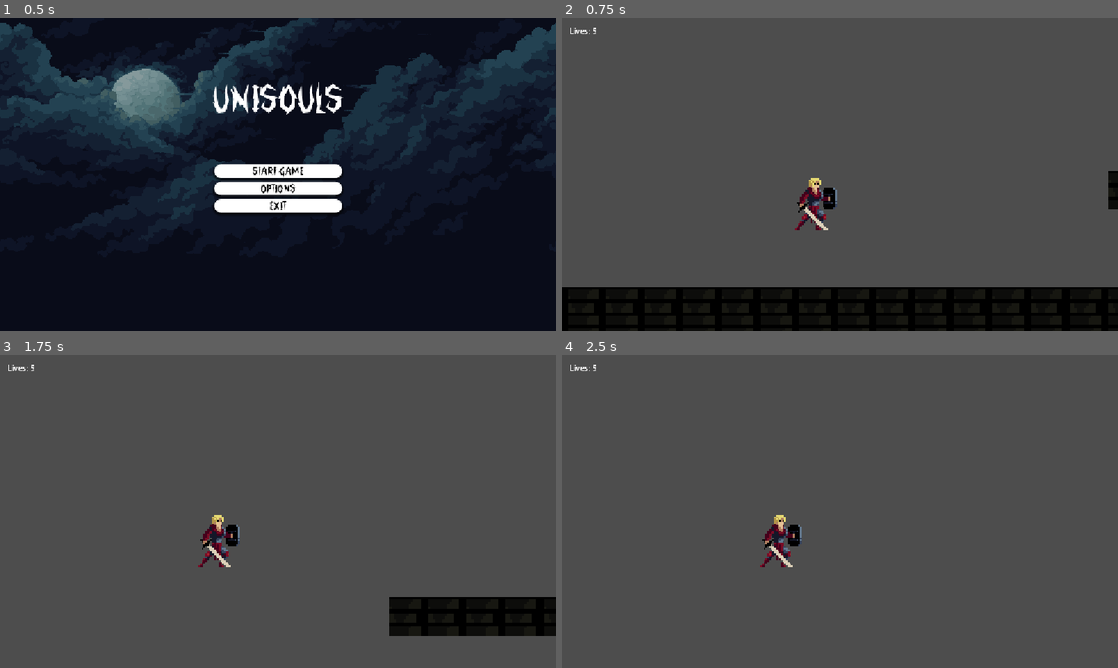
Above: before the commit, frames 1-4 (two rows, left to right).
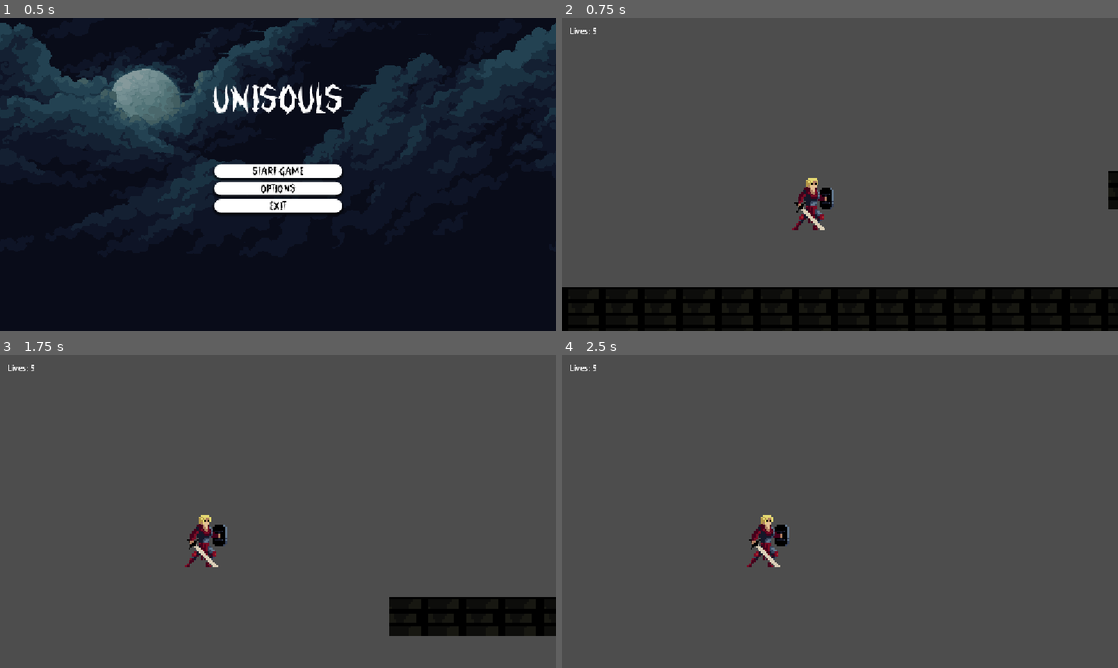
Above: after the commit, the same moments.

Repository: lmitsuol/UNISOULS
Game: Godot game, scene res://Menu/main_menu.tscn
The game is run twice, just before and just after one commit, with the same random seed, the same clock (stepped at 60 frames per second) and the same inputs.
Inputs:
- Up to frame 1 (0.5 s): no input
- Up to frame 2 (0.75 s): click "Start Game" at 0.5 s
- Up to frame 3 (1.75 s): tap Enter at 1.25 s; hold Right (ui_right) from 1.28 s (still down); tap X (Atacar) at 1.35 s; tap Up (ui_up) at 1.52 s
- Up to frame 4 (2.5 s): keep holding Right (ui_right); tap X (Atacar) at 2.1 s; tap Up (ui_up) at 2.27 s

Frame 1 is identical in both runs. In frame 2, 0.6% of the frame differs, in the area x 41-50%, y 51-68%; in frame 3, 1.0%, in the area x 33-44%, y 51-68%; in frame 4, 1.0%.

Commit message:
Update player jump animation and import settings
Adjusted the player.tscn to use the 'Jump' animation and updated AtlasTexture regions for consistency. Modified multiple .import files to refine texture compression and channel remapping settings. Added AllCharacters.rar and inimigo_lobo.tscn to assets.

Diff:
--- a/uni-souls-main/Player/player.tscn
+++ b/uni-souls-main/Player/player.tscn
@@ -215,61 +215,57 @@
 atlas = ExtResource("4_od3ui")
 region = Rect2(896, 0, 64, 64)
 
+[sub_resource type="AtlasTexture" id="AtlasTexture_fhl08"]
+atlas = ExtResource("5_00tjw")
+region = Rect2(0, 0, 157, 64)
+
+[sub_resource type="AtlasTexture" id="AtlasTexture_vtle1"]
+atlas = ExtResource("5_00tjw")
+region = Rect2(157, 0, 157, 64)
+
+[sub_resource type="AtlasTexture" id="AtlasTexture_od3ui"]
+atlas = ExtResource("5_00tjw")
+region = Rect2(314, 0, 157, 64)
+
+[sub_resource type="AtlasTexture" id="AtlasTexture_00tjw"]
+atlas = ExtResource("5_00tjw")
+region = Rect2(471, 0, 157, 64)
+
+[sub_resource type="AtlasTexture" id="AtlasTexture_x3vf3"]
+atlas = ExtResource("5_00tjw")
+region = Rect2(628, 0, 157, 64)
+
 [sub_resource type="AtlasTexture" id="AtlasTexture_gxi5p"]
 atlas = ExtResource("5_00tjw")
-region = Rect2(0, 0, 154, 64)
+region = Rect2(785, 0, 157, 64)
 
 [sub_resource type="AtlasTexture" id="AtlasTexture_yxu6j"]
 atlas = ExtResource("5_00tjw")
-region = Rect2(154, 0, 154, 64)
+region = Rect2(942, 0, 157, 64)
 
 [sub_resource type="AtlasTexture" id="AtlasTexture_mdkl3"]
 atlas = ExtResource("5_00tjw")
-region = Rect2(308, 0, 154, 64)
+region = Rect2(1099, 0, 157, 64)
 
 [sub_resource type="AtlasTexture" id="AtlasTexture_68syb"]
 atlas = ExtResource("5_00tjw")
-region = Rect2(462, 0, 154, 64)
+region = Rect2(1256, 0, 157, 64)
 
 [sub_resource type="AtlasTexture" id="AtlasTexture_x0uyb"]
 atlas = ExtResource("5_00tjw")
-region = Rect2(616, 0, 154, 64)
+region = Rect2(1413, 0, 157, 64)
 
 [sub_resource type="AtlasTexture" id="AtlasTexture_f8nak"]
 atlas = ExtResource("5_00tjw")
-region = Rect2(770, 0, 154, 64)
+region = Rect2(1570, 0, 157, 64)
 
 [sub_resource type="AtlasTexture" id="AtlasTexture_pqfba"]
 atlas = ExtResource("5_00tjw")
-region = Rect2(924, 0, 154, 64)
+region = Rect2(1727, 0, 157, 64)
 
 [sub_resource type="AtlasTexture" id="AtlasTexture_lgaa7"]
 atlas = ExtResource("5_00tjw")
-region = Rect2(1078, 0, 154, 64)
-
-[sub_resource type="AtlasTexture" id="AtlasTexture_lfyh2"]
-atlas = ExtResource("5_00tjw")
-region = Rect2(1232, 0, 154, 64)
-
-[sub_resource type="AtlasTexture" id="AtlasTexture_soeee"]
-atlas = ExtResource("5_00tjw")
-region = Rect2(1386, 0, 154, 64)
-
-[sub_resource type="AtlasTexture" id="AtlasTexture_o5r0w"]
-atlas = ExtResource("5_00tjw")
-region = Rect2(1540, 0, 154, 64)
-
-[sub_resource type="AtlasTexture" id="AtlasTexture_qns6m"]
-atlas = ExtResource("5_00tjw")
-region = Rect2(1694, 0, 154, 64)
-
-[sub_resource type="AtlasTexture" id="AtlasTexture_fatyj"]
-atlas = ExtResource("5_00tjw")
-region = Rect2(1848, 0, 154, 64)
-
-[sub_resource type="AtlasTexture" id="AtlasTexture_32uw3"]
-atlas = ExtResource("5_00tjw")
-region = Rect2(2002, 0, 154, 64)
+region = Rect2(1884, 0, 157, 64)
 
 [sub_resource type="AtlasTexture" id="AtlasTexture_ac8n6"]
 atlas = ExtResource("6_x3vf3")
@@ -478,6 +474,21 @@
 }, {
 "frames": [{
 "duration": 1.0,
+"texture": SubResource("AtlasTexture_fhl08")
+}, {
+"duration": 1.0,
+"texture": SubResource("AtlasTexture_vtle1")
+}, {
+"duration": 1.0,
+"texture": SubResource("AtlasTexture_od3ui")
+}, {
+"duration": 1.0,
+"texture": SubResource("AtlasTexture_00tjw")
+}, {
+"duration": 1.0,
+"texture": SubResource("AtlasTexture_x3vf3")
+}, {
+"duration": 1.0,
 "texture": SubResource("AtlasTexture_gxi5p")
 }, {
 "duration": 1.0,
@@ -500,24 +511,6 @@
 }, {
 "duration": 1.0,
 "texture": SubResource("AtlasTexture_lgaa7")
-}, {
-"duration": 1.0,
-"texture": SubResource("AtlasTexture_lfyh2")
-}, {
-"duration": 1.0,
-"texture": SubResource("AtlasTexture_soeee")
-}, {
-"duration": 1.0,
-"texture": SubResource("AtlasTexture_o5r0w")
-}, {
-"duration": 1.0,
-"texture": SubResource("AtlasTexture_qns6m")
-}, {
-"duration": 1.0,
-"texture": SubResource("AtlasTexture_fatyj")
-}, {
-"duration": 1.0,
-"texture": SubResource("AtlasTexture_32uw3")
 }],
 "loop": true,
 "name": &"Jump",
@@ -567,8 +560,7 @@
 position = Vector2(-2, -46)
 scale = Vector2(0.71875, 0.71875)
 sprite_frames = SubResource("SpriteFrames_nvl01")
-animation = &"Attack 1"
-frame_progress = 0.210959
+animation = &"Jump"
 
 [node name="Camera2D" type="Camera2D" parent="AnimatedSprite2D"]
 position = Vector2(4, -20)
--- /dev/null
+++ b/uni-souls-main/inimigo_lobo.tscn
@@ -0,0 +1,3 @@
+[gd_scene format=3 uid="uid://dn3jqql6l4c8i"]
+
+[node name="Inimigo_lobo" type="Node2D"]
--- a/uni-souls-main/project.godot
+++ b/uni-souls-main/project.godot
@@ -12,7 +12,7 @@
 
 config/name="PrimeiroGame"
 run/main_scene="uid://dslr0uyea8lg4"
-config/features=PackedStringArray("4.4", "GL Compatibility")
+config/features=PackedStringArray("4.5", "GL Compatibility")
 config/icon="res://icon.svg"
 
 [autoload]
Not shown, changed: uni-souls-main/Fonts/Broken Up.ttf.import
Not shown: 1 places in uni-souls-main/Player/player.tscn that only renumber resources
Not shown, changed: uni-souls-main/assets/Final/Background_0.png.import
Not shown, changed: uni-souls-main/assets/Final/Background_1.png.import
Not shown, changed: uni-souls-main/assets/Final/Bg-gameover.png.import
Not shown, changed: uni-souls-main/assets/Final/Grass_background_1.png.import
Not shown, changed: uni-souls-main/assets/Final/Grass_background_2.png.import
Not shown, changed: uni-souls-main/assets/Final/Salt.png.import
Not shown, changed: uni-souls-main/assets/Final/Social/moon.png.import
Not shown, changed: uni-souls-main/assets/Final/Social/test_1.png.import
Not shown, changed: uni-souls-main/assets/Final/Social/test_2.png.import
Not shown, changed: uni-souls-main/assets/Final/brush.png.import
(and 143 more such lines)
